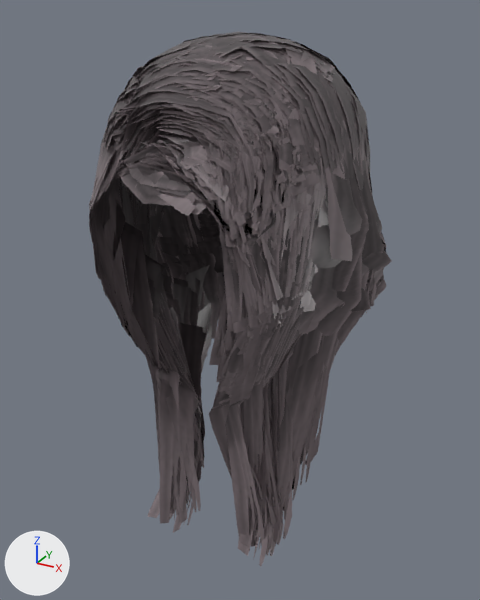
One commit to the glTF model public/models/hair_short02.glb: the scene before it, then after it.
Both versions are drawn from a 50 mm lens placed at (0.193, -0.355, 0.137), pointed at (0.002, -0.007, -0.037). Every picture has the same lights, and +X, +Y and +Z are marked at lower left. The older version comes first. Vertices at exactly the same position are counted once.

The scene before the commit, as lines of its bpy script (objects in view):
```python
me_hair_short02 = bpy.data.meshes.new('hair_short02')
me_hair_short02.from_pydata(...)  # 12521 vertices, 10108 faces; spans x -0.091..0.095, y -0.101..0.088, z -0.202..0.125
me_hair_short02.materials.append(mat_mat_hair_short02)
ob_hair_short02 = bpy.data.objects.new('hair_short02', me_hair_short02)
ob_hair_short02.location = (0.0, 0.0, 0.0)
```
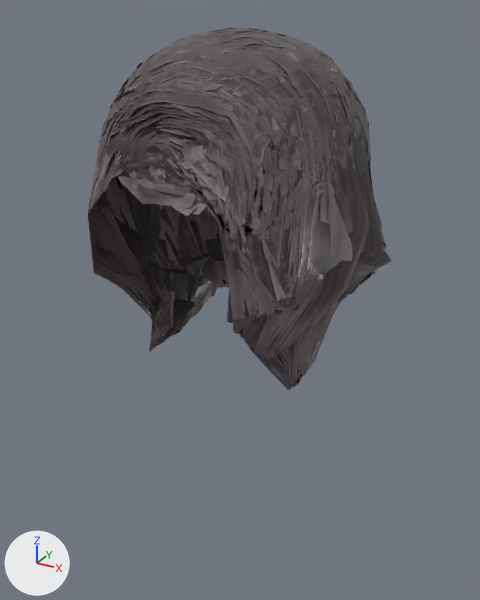
Patch to the scene script:
```diff
--- a/public/models/hair_short02.glb.py
+++ b/public/models/hair_short02.glb.py
@@ me_hair_short02 @@
 # used by ob_hair_short02; location = (0.0, 0.0, 0.0)
-me_hair_short02.from_pydata(...)  # 12521 vertices, 10108 faces; spans x -0.091..0.095, y -0.101..0.088, z -0.202..0.125
+me_hair_short02.from_pydata(...)  # 12521 vertices, 10108 faces; spans x -0.091..0.095, y -0.102..0.089, z -0.076..0.127
+# me_hair_short02 part 1: the loose piece of 6 vertices spanning x 0.016..0.057, y -0.013..0.03, z 0.099..0.12 is scaled about its middle by (1.01, 1.02, 1.08), then moved by (0.001, 0.0, 0.001)
+# me_hair_short02 part 2: the loose piece of 6 vertices spanning x 0.026..0.063, y -0.015..0.032, z 0.088..0.118 is multiplied about its middle by the matrix ((1.019, 0.021, 0.036), (-0.02, 1.02, -0.012), (-0.037, 0.012, 1.019)), then moved by (0.001, 0.0, 0.002)
+# me_hair_short02 part 3: the loose piece of 6 vertices spanning x 0.02..0.058, y -0.027..0.017, z 0.1..0.121 is scaled about its middle by (1, 1.02, 1.09), then moved by (0.001, 0.0, 0.001)
+# me_hair_short02 part 4: the loose piece of 6 vertices spanning x 0.028..0.06, y -0.038..0.003, z 0.093..0.119 is scaled about its middle by (0.997, 1.02, 1.07), then moved by (0.001, 0.0, 0.001)
+# me_hair_short02 part 5: the loose piece of 8 vertices spanning x 0.034..0.068, y -0.015..0.036, z 0.075..0.115 is scaled about its middle by (1.02, 1.02, 1.03), then moved by (0.001, 0.0, 0.001)
+# me_hair_short02 part 6: the loose piece of 6 vertices spanning x 0.019..0.058, y -0.029..0.013, z 0.098..0.121 is scaled about its middle by (1.01, 1.02, 1.08), then moved by (0.001, 0.0, 0.001)
+# me_hair_short02 part 7: the loose piece of 6 vertices spanning x 0.029..0.064, y -0.008..0.042, z 0.083..0.116 is scaled about its middle by (0.998, 1.02, 1.06), then moved by (0.001, 0.0, 0.001)
+# me_hair_short02 part 8: the loose piece of 6 vertices spanning x -0.06..-0.039, y -0.043..-0.012, z 0.094..0.108 is scaled about its middle by (0.922, 1.01, 1.1), then moved by (-0.001, 0.0, 0.001)
+# me_hair_short02 part 9: the loose piece of 6 vertices spanning x -0.036..-0.002, y -0.057..-0.032, z 0.101..0.122 is multiplied about its middle by the matrix ((1.019, -0.024, 0.031), (0.025, 1.019, -0.04), (-0.03, 0.041, 1.019)), then moved by (-0.001, 0.0, 0.001)
+# me_hair_short02 part 10: the loose piece of 8 vertices spanning x -0.059..-0.032, y -0.069..-0.043, z 0.076..0.099 is moved by (-0.001, -0.001, 0.001)
+# me_hair_short02 part 11: 10072 of 12521 vertices moved; they spanned x -0.091..0.094, y -0.099..0.088, z -0.202..0.125 and now span x -0.086..0.086, y -0.1..0.089, z -0.076..0.127; mean shift (0.0, 0.002, 0.007); largest move (-0.025, -0.061, -0.201) -> (-0.051, -0.036, -0.076)
+# other edits to the shape of me_hair_short02 do not show in these pictures
 me_hair_short02.materials.append(mat_mat_hair_short02)
```

Pixel boxes [x1, y1, x2, y2] of what changed, in the pictures (480 x 600 px; the box of a moved part takes in the faces that stretch with it):
'hair_short02', reshaped (32% shorter)
    before: [89, 32, 392, 566]
    after: [88, 28, 392, 390]
part 1 of me_hair_short02, moved or reshaped (not visible before)
    after: [285, 38, 305, 46]
part 2 of me_hair_short02, moved or reshaped (not visible before)
    after: [304, 44, 321, 60]
part 3 of me_hair_short02, moved or reshaped
    before: [284, 51, 335, 82]
    after: [262, 40, 338, 78]
part 4 of me_hair_short02, moved or reshaped
    before: [278, 49, 299, 67]
    after: [257, 43, 300, 56]
part 5 of me_hair_short02, moved or reshaped
    before: [313, 57, 331, 77]
    after: [307, 55, 333, 74]
part 6 of me_hair_short02, moved or reshaped
    before: [273, 49, 332, 85]
    after: [257, 39, 335, 74]
part 7 of me_hair_short02, moved or reshaped (not visible before)
    after: [304, 44, 323, 55]
part 8 of me_hair_short02, moved or reshaped
    before: [132, 66, 143, 78]
    after: [136, 63, 142, 69]
part 9 of me_hair_short02, moved or reshaped (not visible afterwards)
    before: [135, 43, 198, 80]
part 10 of me_hair_short02, moved or reshaped
    before: [108, 91, 128, 120]
    after: [116, 87, 125, 99]
part 11 of me_hair_short02, moved or reshaped
    before: [89, 32, 391, 566]
    after: [88, 28, 391, 390]
